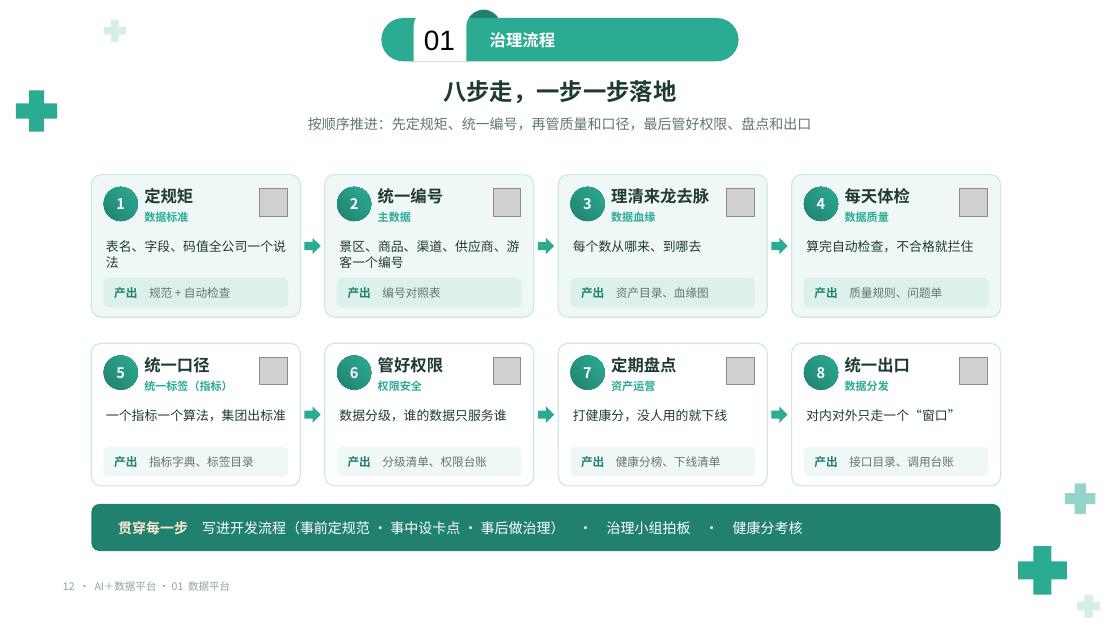
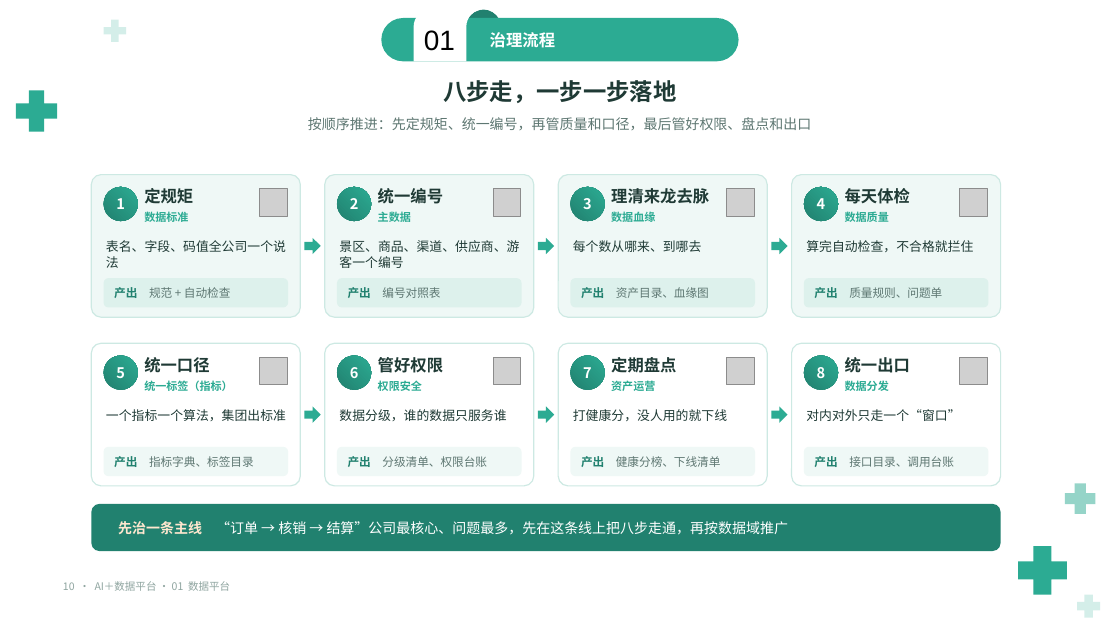
Before and after one commit to keanying/relevance, a slide deck: slide 10 of AI＋数据平台_老板汇报_青绿模板.pptx (slide 12 before the commit). Drawn at 1120x630 pixels with LibreOffice and Linux fonts; fonts in the diff are those of the drawing; grey boxes stand for pictures; background and template pictures are left out. Boxes give left, top, right and bottom in pixels: in the first picture for what was removed or moved away, otherwise in the second. Text is boxed around its words. In the diff, an @@ line names an element or a change of style, - is before the commit and + after.

```diff
--- a/AI＋数据平台_老板汇报_青绿模板.pptx
+++ b/AI＋数据平台_老板汇报_青绿模板.pptx
@@ text in rounded rectangle at [118,521,789,535]: text changed @@
-贯穿每一步 写进开发流程（事前定规范 · 事中设卡点 · 事后做治理） · 治理小组拍板 · 健康分考核
+先治一条主线 “订单 → 核销 → 结算”公司最核心、问题最多，先在这条线上把八步走通，再按数据域推广
@@ text at [63,581,230,591]: text changed @@
-12 · AI＋数据平台 · 01 数据平台
+10 · AI＋数据平台 · 01 数据平台
```
Also in this commit, not shown: 42 other slides changed, 2 slides added, 12 slides removed.
